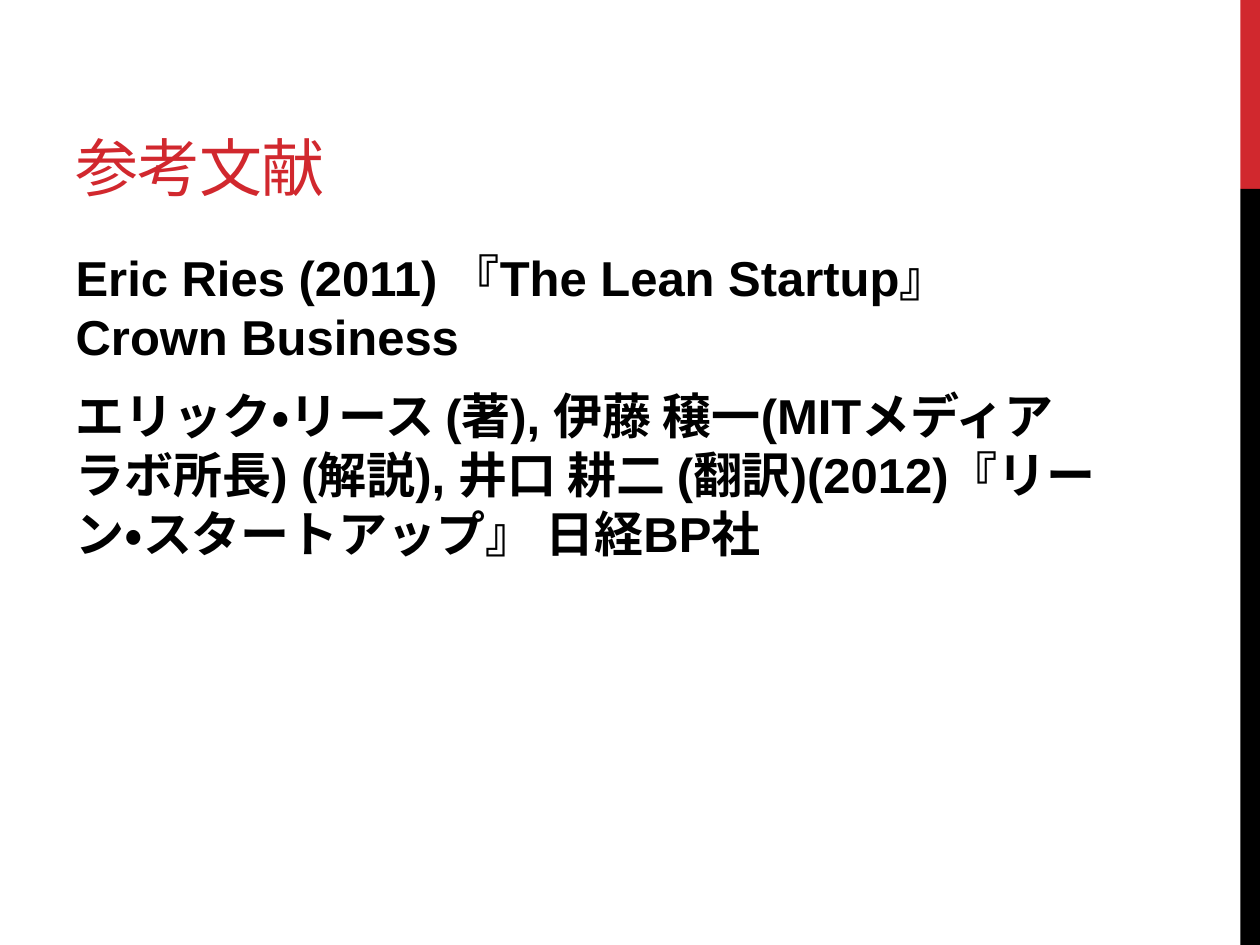
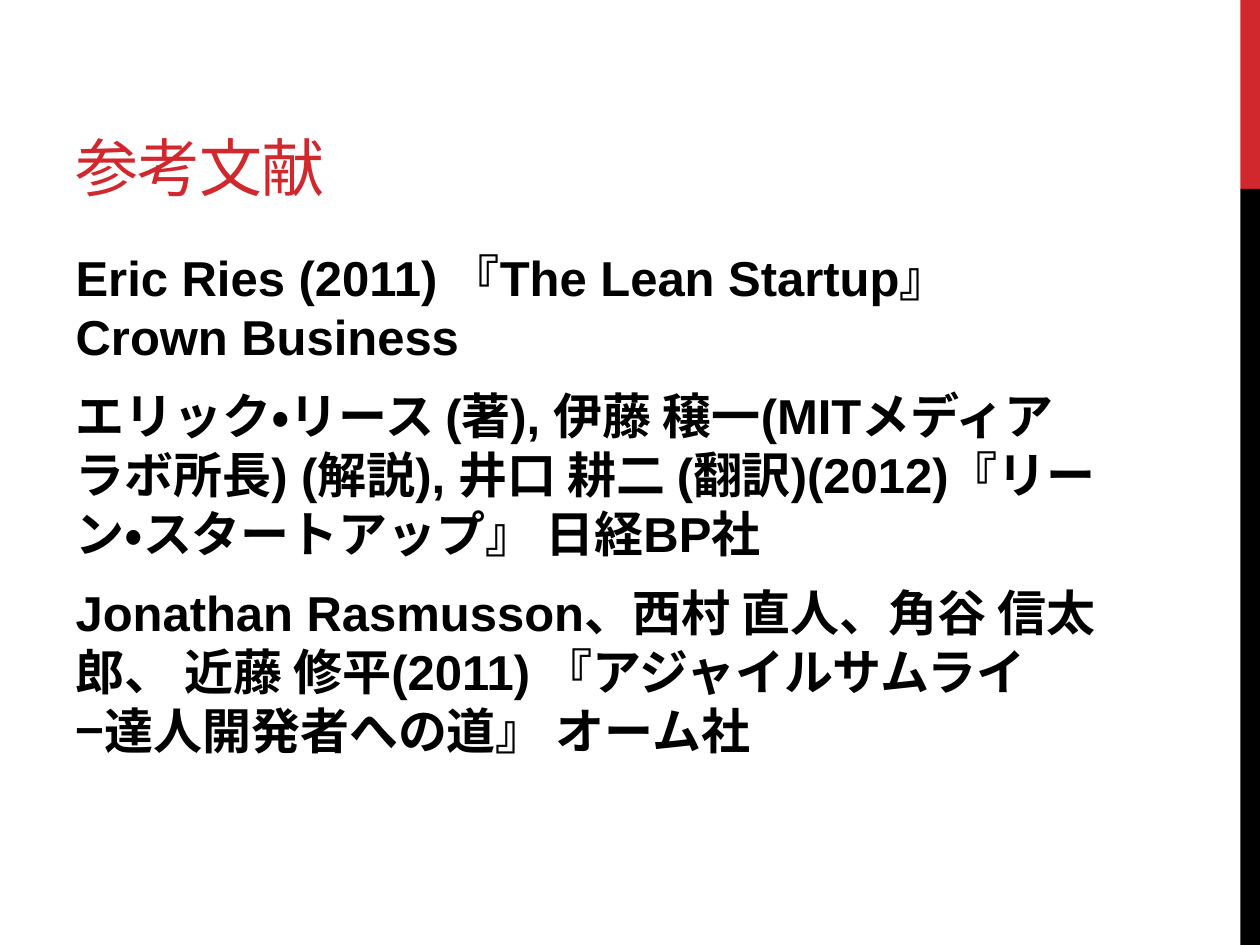
Before and after one commit to k2works/study, a slide deck: slide 25 of ltdd02/LT駆動開発 02 プレゼン.pptx. Drawn at 1260x945 pixels with LibreOffice and Linux fonts; fonts in the diff are those of the drawing. Boxes give left, top, right and bottom in pixels: in the first picture for what was removed or moved away, otherwise in the second. Text is boxed around its words. In the diff, an @@ line names an element or a change of style, - is before the commit and + after.

```diff
--- a/ltdd02/LT駆動開発 02 プレゼン.pptx
+++ b/ltdd02/LT駆動開発 02 プレゼン.pptx
@@ text at (x1=76, y1=589, x2=1096, y2=754): paragraph added @@
+Jonathan Rasmusson、西村 直人、角谷 信太郎、 近藤 修平(2011) 『アジャイルサムライ−達人開発者への道』 オーム社
```
Also in this commit, not shown: 2 other slides changed.
